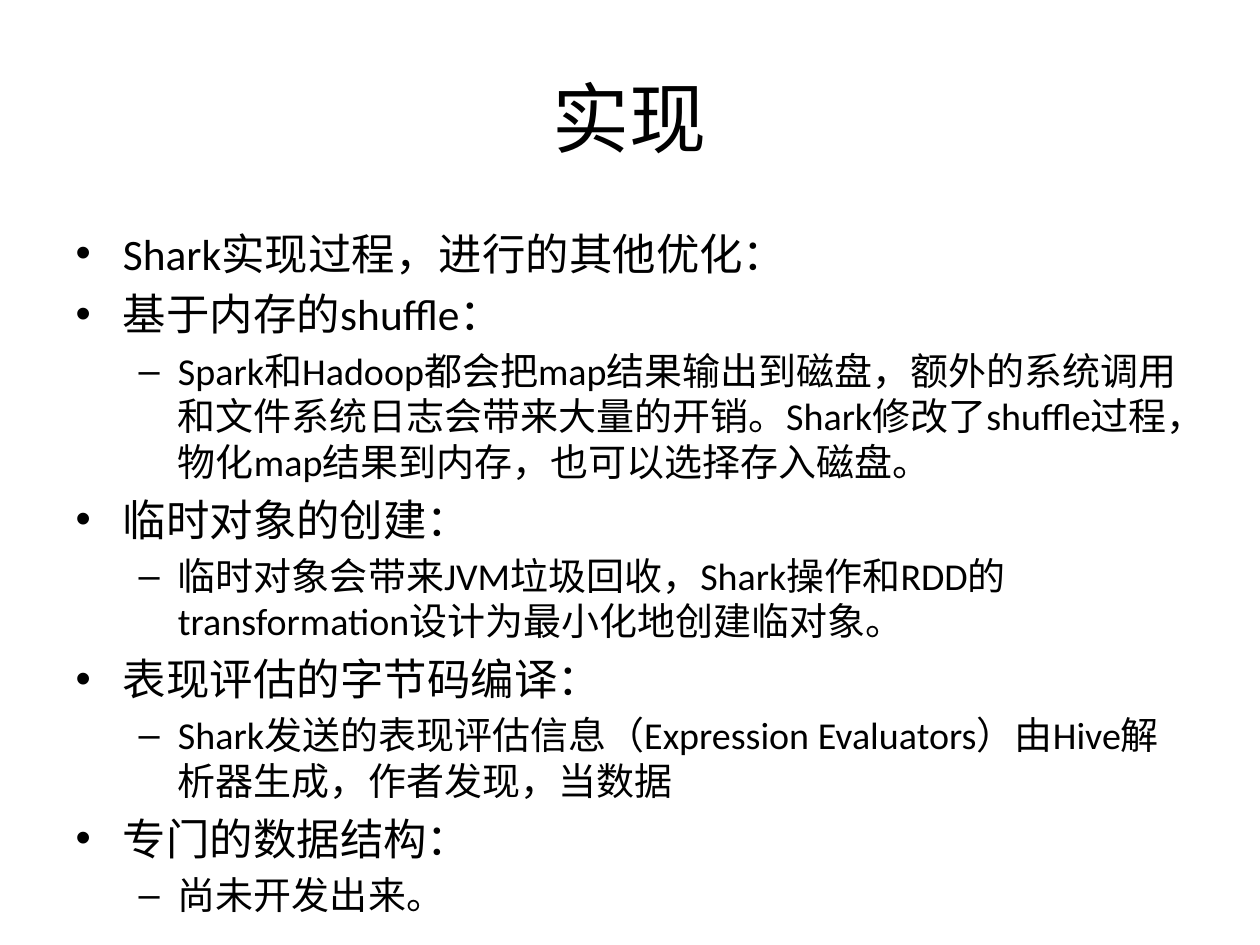
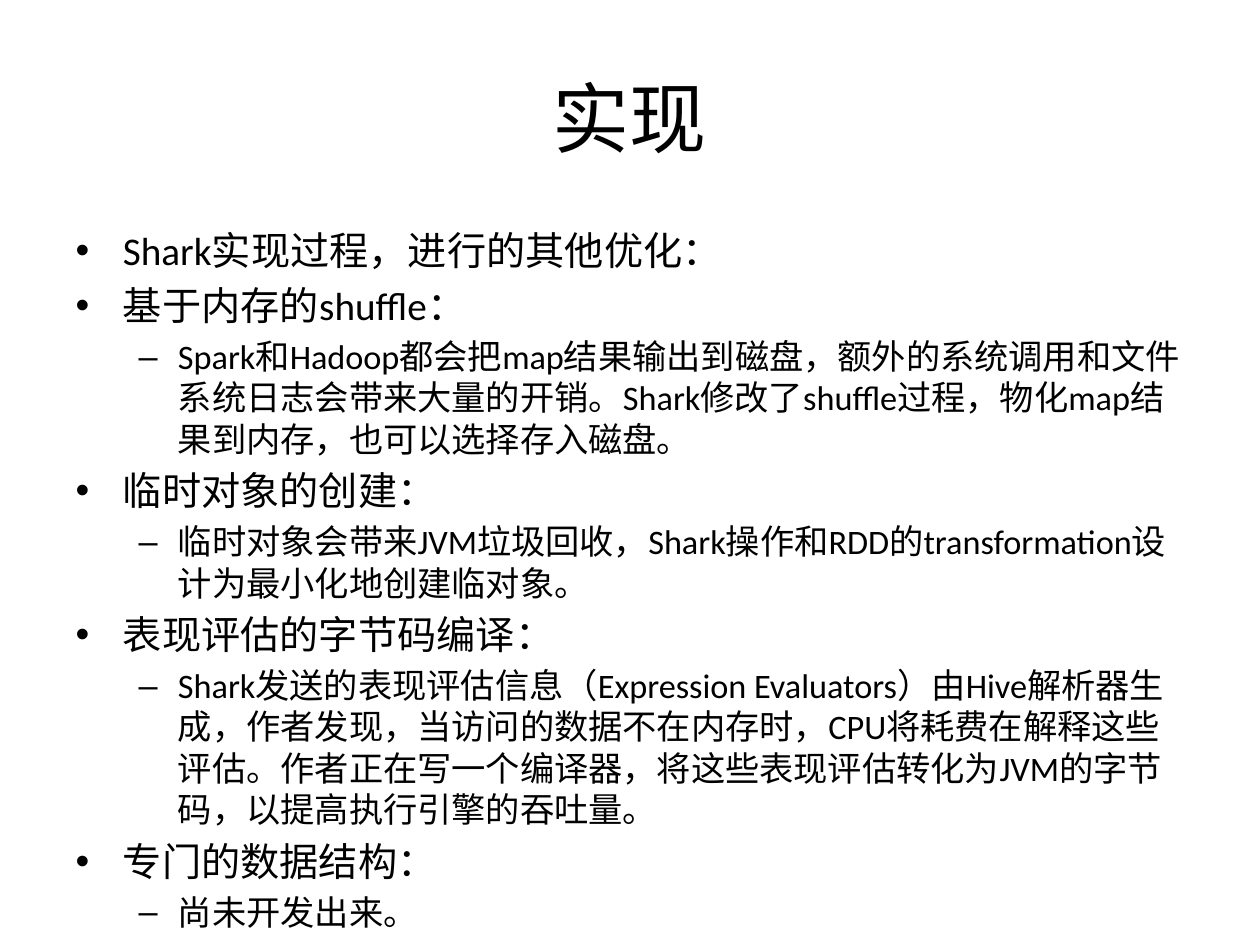
Before and after one commit to wuxingdexian/seminar, a slide deck: slide 18 of shark.pptx (slide 17 before the commit). Drawn at 1260x945 pixels with LibreOffice and Linux fonts; fonts in the diff are those of the drawing. Boxes give left, top, right and bottom in pixels: in the first picture for what was removed or moved away, otherwise in the second. Text is boxed around its words. In the diff, an @@ line names an element or a change of style, - is before the commit and + after.

```diff
--- a/shark.pptx
+++ b/shark.pptx
@@ text at box(123, 233, 1180, 928): size 24.8 to 22.4 pt in "Shark实现过程，进行的其他优化：", "基于内存的shuffle：", "临时对象的创建：", "表现评估的字节码编译：" and 1 more places; size 21.7 to 19.6 pt in "Spark和Hadoop都会把map结果输出到磁盘，额外的系统调用和文件系统日志会带来大量的开销。Shark修改了shu ...", "临时对象会带来JVM垃圾回收，Shark操作和RDD的transformation设计为最小化地创建临对象。", "尚未开发出来。" @@
@@ text at box(178, 670, 1164, 826): text changed; size 21.7 to 19.6 pt @@
-  – Shark发送的表现评估信息（Expression Evaluators）由Hive解析器生成，作者发现，当数据
+  – Shark发送的表现评估信息（Expression Evaluators）由Hive解析器生成，作者发现，当访问的数据不在内存时，CPU将耗费在解释这些评估。作者正在写一个编译器，将这些表现评估转化为JVM的字节码，以提高执行引擎的吞吐量。
```
Also in this commit, not shown: 1 slide added, 3 other files.
